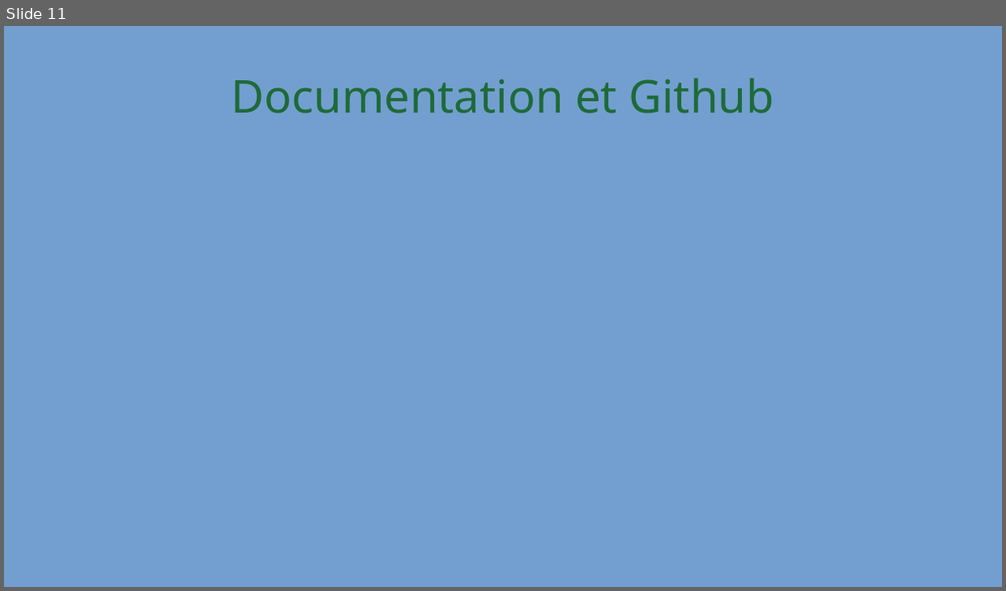
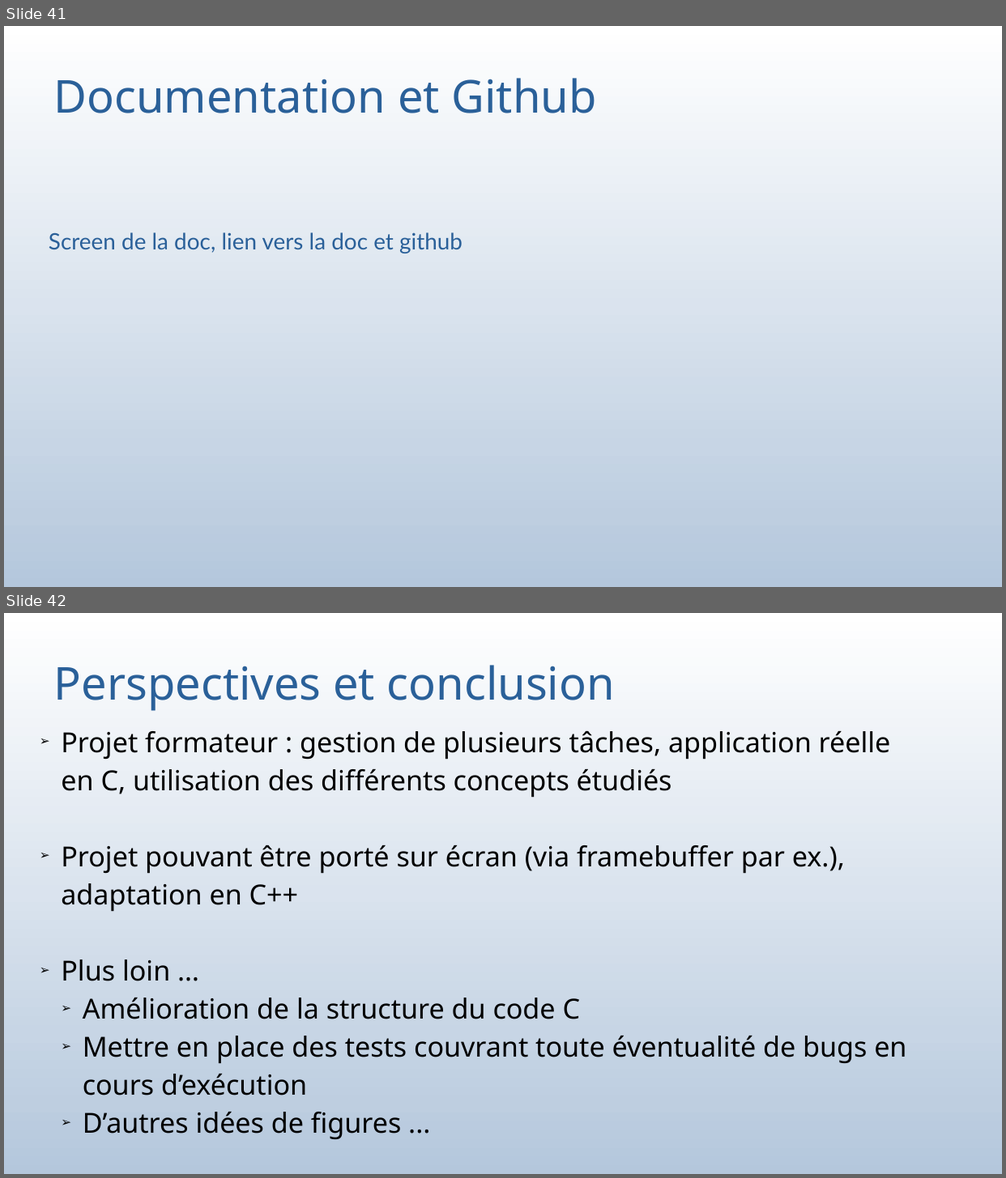
Before and after one commit to bauj/AJC_projet_belib, a slide deck: presentation_projet.odp. Shown one above the other, each under a label of ours: slide 11 before the commit, slides 41 and 42 after it. The pictures are 1006x591 and 1006x1178 pixels, drawn with LibreOffice and Linux fonts; fonts in the diff are those of the drawing. Boxes give left, top, right and bottom in pixels: in the first picture for what was removed or moved away, otherwise in the second. Text is boxed around its words. In the diff, an @@ line names an element or a change of style, - is before the commit and + after.

```diff
--- a/presentation_projet.odp
+++ b/presentation_projet.odp
@@ slide 42 added at (4, 613, 1002, 1174), background gradient #FFFFFF to #FEFEFE to #FDFDFE to #FBFCFD to #FAFBFD to #F9FBFC @@
@@ title added at (54, 665, 615, 711), 36.1 pt, text #2A6099 @@
+Perspectives et conclusion
@@ subtitle added at (61, 731, 906, 1139), 22 pt, text #000000 @@
+➢ Projet formateur : gestion de plusieurs tâches, application réelle en C, utilisation des différents concepts étudiés
+➢ Projet pouvant être porté sur écran (via framebuffer par ex.), adaptation en C++
+➢ Plus loin …
+  ➢ Amélioration de la structure du code C
+  ➢ Mettre en place des tests couvrant toute éventualité de bugs en cours d’exécution
+  ➢ D’autres idées de figures ...
@@ what was slide 11 is now slide 41 @@
@@ slide 41 changed as well @@
@@ background #729FCF to gradient #FFFFFF to #FEFEFE to #FDFDFE to #FBFCFD to #FAFBFD to #F9FBFC @@
@@ title "Documentation et Github" at (54, 78, 597, 113): text colour #1E6A39 to #2A6099; alignment centre to left @@
@@ text added at (49, 233, 462, 254), 18 pt, text #2A6099 @@
+Screen de la doc, lien vers la doc et github
```
Also in this commit, not shown: 6 other slides changed, 34 other slides added, 5 slides removed, 15 other files.
